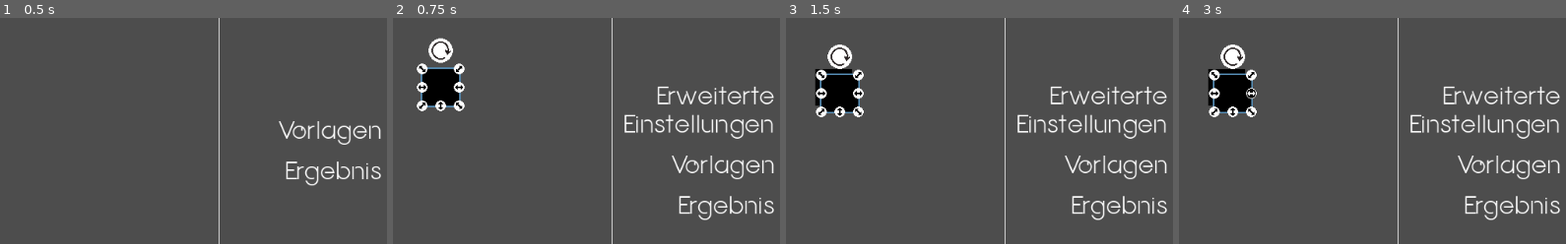
Above: before the commit, frames 1-4 (left to right).
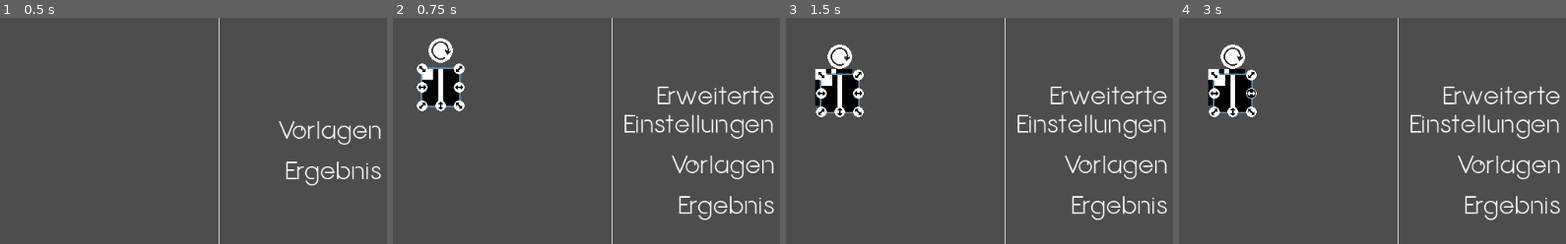
Above: after the commit, the same moments.

Repository: Anomasie/Fractals
Game: Godot game, scene res://scenes/GUI.tscn
Two runs of this game, one before a commit and one after it. Both use one fixed random seed, a clock stepped at 60 frames per second and the inputs below.
Inputs (mouse positions are % of the whole screen's width and height, from its top left):
- Up to frame 1 (0.5 s): no input
- Up to frame 2 (0.75 s): click "Hinzufügen" at 0.5 s
- Up to frame 3 (1.5 s): click "Duplizieren" at 1.25 s
- Up to frame 4 (3 s): click (56, 33) at 2.02 s; click (59, 35) at 2.75 s
The pictures show only the part of the screen within x 50-100%, y 18-68%; the shares and areas given below are measured in that part.

Frame 1 is identical in both runs. In frame 2, 0.3% of the frame differs, in the area x 7-13%, y 22-37%; in frame 3, 0.4%, in the area x 7-15%, y 22-40%; in frame 4, 0.4%.

Commit message:
added maske, ready for mirror

Diff:
--- a/scenes/Playground.gd
+++ b/scenes/Playground.gd
@@ -30,6 +30,7 @@
 	var Instance = await add(MyRect.position, true)
 	# update child's values to wanted ones
 	Instance.update_to(MyRect.get_contraction(origin), origin + Vector2(8,8))
+	print(Instance.get_contraction(origin).translation)
 
 func focus(MyRect):
 	self.move_child(MyRect, -1)
--- a/scenes/Rect.gd
+++ b/scenes/Rect.gd
@@ -14,6 +14,7 @@
 @onready var TextureContainer = $Content/TextureContainer
 @onready var Outline = $Content/OutlineContainer
 @onready var Rect = $Content/TextureContainer/Rect
+@onready var Maske = $Content/TextureContainer/Maske
 @onready var TurnButton = $TurnButton
 
 var editing_position = false
@@ -153,6 +154,10 @@
 
 func color_rect(color):
 	Rect.self_modulate = color
+	if color.get_luminance() < 0.5:
+		Maske.self_modulate = Color.WHITE
+	else:
+		Maske.self_modulate = Color.BLACK
 
 # load contraction
 
@@ -193,9 +198,7 @@
 	# contraction
 	resize_rect(contr.contract.x * Global.LOUPE.x, contr.contract.y * Global.LOUPE.y)
 	# rotation
-	var old_position = Rect.get_global_position()
 	self.rotation = contr.rotation
-	self.position += Rect.get_global_position() - old_position
 	# mirror
 
 	# color
--- a/scenes/Rect.tscn
+++ b/scenes/Rect.tscn
@@ -1,9 +1,10 @@
-[gd_scene load_steps=16 format=3 uid="uid://cchxu2rc1oy1g"]
+[gd_scene load_steps=17 format=3 uid="uid://cchxu2rc1oy1g"]
 
 [ext_resource type="Script" path="res://scenes/Rect.gd" id="1_xqf1l"]
 [ext_resource type="Texture2D" uid="uid://gk7udv2vih6r" path="res://assets/white.png" id="2_72flb"]
 [ext_resource type="Texture2D" uid="uid://qsebfi3447th" path="res://assets/blue.png" id="2_gir0y"]
 [ext_resource type="Texture2D" uid="uid://ooj8ue67bf7j" path="res://assets/gui/buttons.png" id="3_bnldn"]
+[ext_resource type="Texture2D" uid="uid://dmlv7l6lwogmw" path="res://assets/maske.png" id="4_u4mid"]
 
 [sub_resource type="AtlasTexture" id="AtlasTexture_iy0ws"]
 atlas = ExtResource("3_bnldn")
@@ -93,6 +94,10 @@
 layout_mode = 2
 texture = ExtResource("2_72flb")
 
+[node name="Maske" type="TextureRect" parent="Content/TextureContainer"]
+layout_mode = 2
+texture = ExtResource("4_u4mid")
+
 [node name="MoveButton" type="Button" parent="Content/TextureContainer"]
 layout_mode = 2
 
Binary file added: assets/maske.aseprite
Binary file added: assets/maske.png
Not shown, added: assets/maske.png.import
